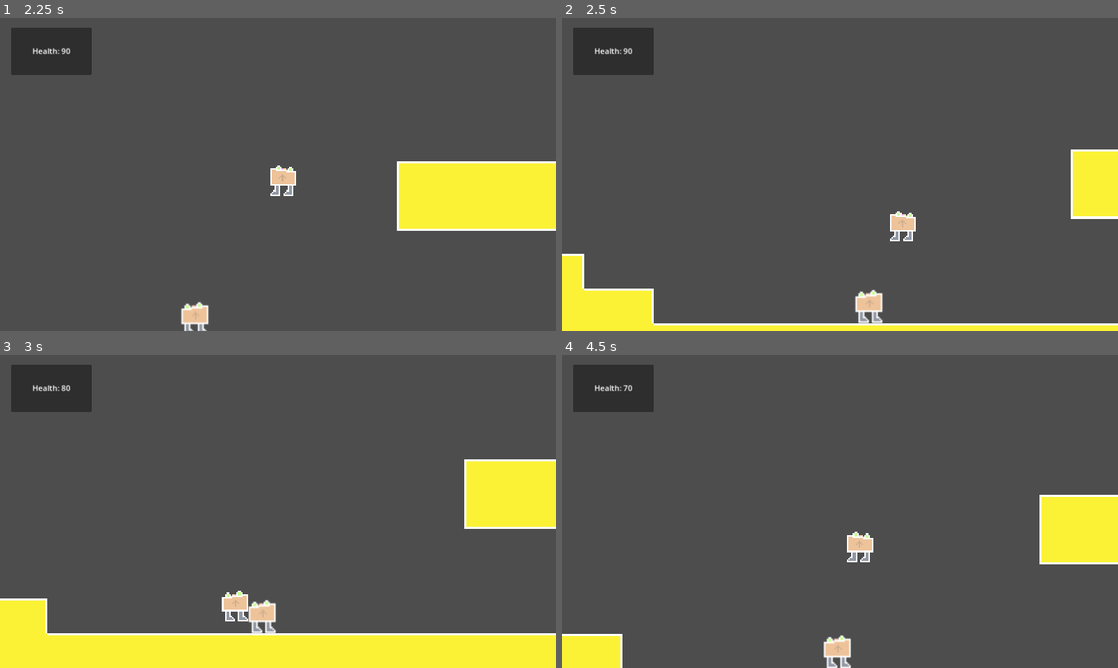
Above: before the commit, frames 1-4 (two rows, left to right).
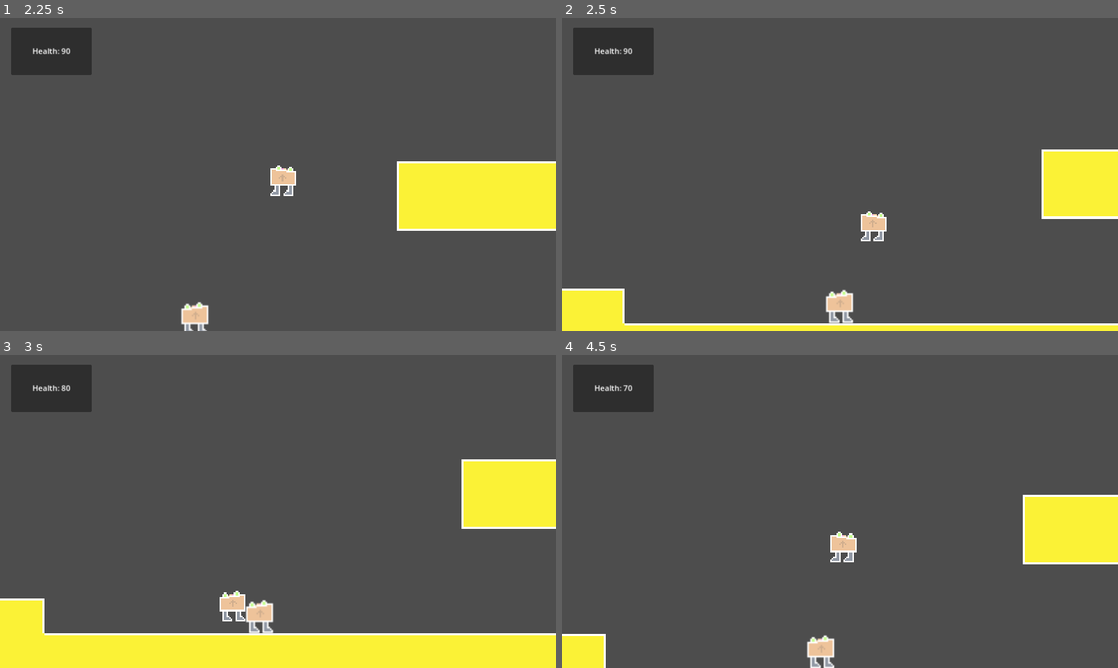
Above: after the commit, the same moments.

Repository: ShardHero/Main
Game: Godot game, scene res://scenes/level1.tscn
The game is run twice, just before and just after one commit, with the same random seed, the same clock (stepped at 60 frames per second) and the same inputs.
Inputs:
- Up to frame 1 (2.25 s): tap Enter (ui_accept) at 0.5, 0.77, 1.52 s; hold Right (ui_right) 0.53-2.03 s; hold Left (ui_left) from 2.03 s (still down)
- Up to frame 2 (2.5 s): keep holding Left (ui_left)
- Up to frame 3 (3 s): release Left (ui_left) at 2.78 s; hold Right (ui_right) from 2.78 s (still down)
- Up to frame 4 (4.5 s): tap Enter (ui_accept) at 3.02, 3.77 s; release Right (ui_right) at 4.28 s; hold Left (ui_left) from 4.28 s (still down)

Frame 1 is identical in both runs. In frame 2, 3.9% of the frame differs, in the area x 0-92%, y 42-99%; in frame 3, 0.8%; in frame 4, 2.3%.

Commit message:
Switched all checks from using hardcoded values to using variables. HAHAHA! Now I don't have to do this later. I am FREE from camera!!!

Diff:
--- a/scenes/game_manager.gd
+++ b/scenes/game_manager.gd
@@ -7,48 +7,54 @@
 @onready var camera = get_node("../MovingCamera")
 @onready var y_pos = player.position.y;
 
+@onready var camera_floor = 420
+@onready var camera_ceiling = 265
+@onready var camera_x_min = 340
+@onready var camera_x_max = 4600
+
 func _process(delta):
-	#print("Player x Vel: ",player.velocity.x)
+
+	##TEST TEST
 	#print("Player x Pos: ", player.position.x)
 	#print("Camera x Pos: ", camera.position.x)
-	print("Player y Pos: ", player.position.y)
-	print("Camera y Pos: ", camera.position.y)
+	#print("Player y Pos: ", player.position.y)
+	#print("Camera y Pos: ", camera.position.y)
+	##TEST TEST
 
 	if player.position.y < 2 and player.position.y > -1:
-		camera.position.y = 420
+		camera.position.y = camera_floor
 
-	if camera.position.y > 420:
-		camera.position.y = 419
+	if camera.position.y > camera_floor:
+		camera.position.y = camera_floor - 1
 
 	if player.is_on_floor():
 		y_pos = player.position.y;
-		if not camera.position.y == 420:
-			if not player.position.y + 540 > 420:
+		if not camera.position.y == camera_floor:
+			if not player.position.y + 540 > camera_floor:
 				camera.position.y = player.position.y + 540;
-				if camera.position.y < 265:
-					camera.position.y = 265
+				if camera.position.y <= camera_ceiling:
+					camera.position.y = camera_ceiling
 
 		#CAMERA CEILING 265??
 	if not player.is_on_floor():
 		if player.position.y > y_pos+50 or player.position.y < y_pos-50:
-
 			camera.position.y += player.velocity.y/100;
-			if camera.position.y <= 265:
-				camera.position.y = 265
+			if camera.position.y <= camera_ceiling:
+				camera.position.y = camera_ceiling
 
 	if Input.is_action_pressed("ui_right"):
 		if player.velocity[0] != 0:
-			if player.position.x + 300 < 4600 && player.position.x > 40:
-				camera.position.x = player.get_position()[0] + 300;
-			if player.position.x > 4300:
-				camera.position.x = 4600
+			if player.position.x + 300 < camera_x_max && player.position.x + 300 > camera_x_min:
+				camera.position.x = player.position.x + 300;
+			if player.position.x + 300 >= camera_x_max:
+				camera.position.x = camera_x_max
 
 	if Input.is_action_pressed("ui_left"):
 		if player.velocity[0] != 0:
-			if player.position.x < 4600 && player.position.x > 340:
-				camera.position.x = player.get_position()[0] + 50;
-			if player.position.x < 390:
-				camera.position.x = 340
+			if player.position.x + 50 < camera_x_max && player.position.x + 50 > camera_x_min:
+				camera.position.x = player.position.x + 50;
+			if player.position.x + 50 <= camera_x_min:
+				camera.position.x = camera_x_min
 
 
 var hp = 100
